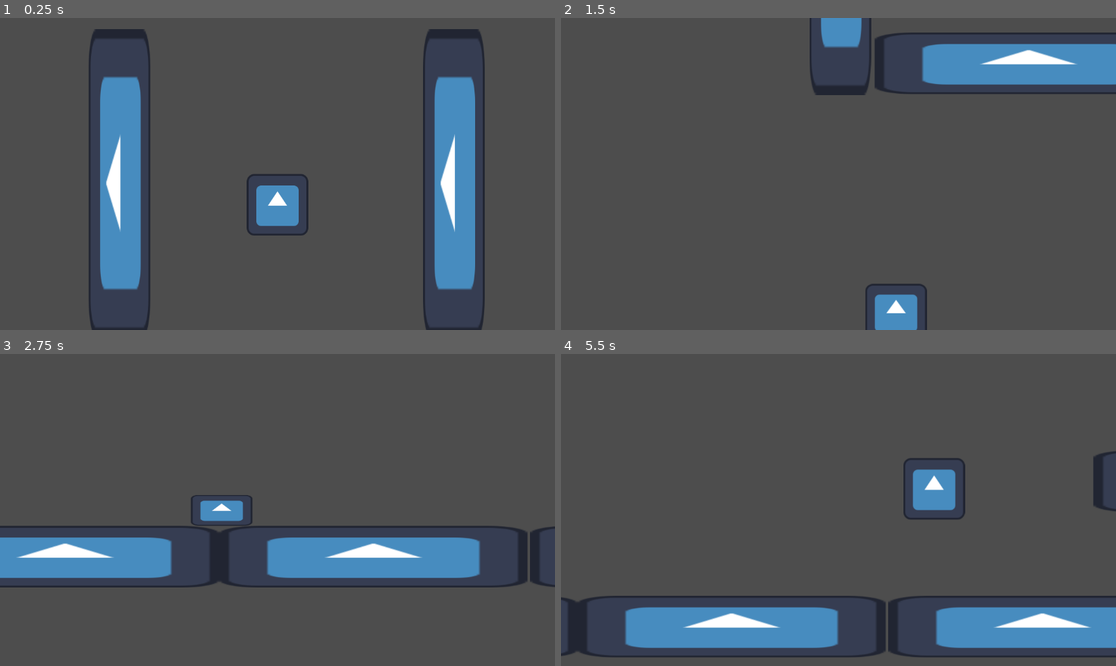
Above: before the commit, frames 1-4 (two rows, left to right).
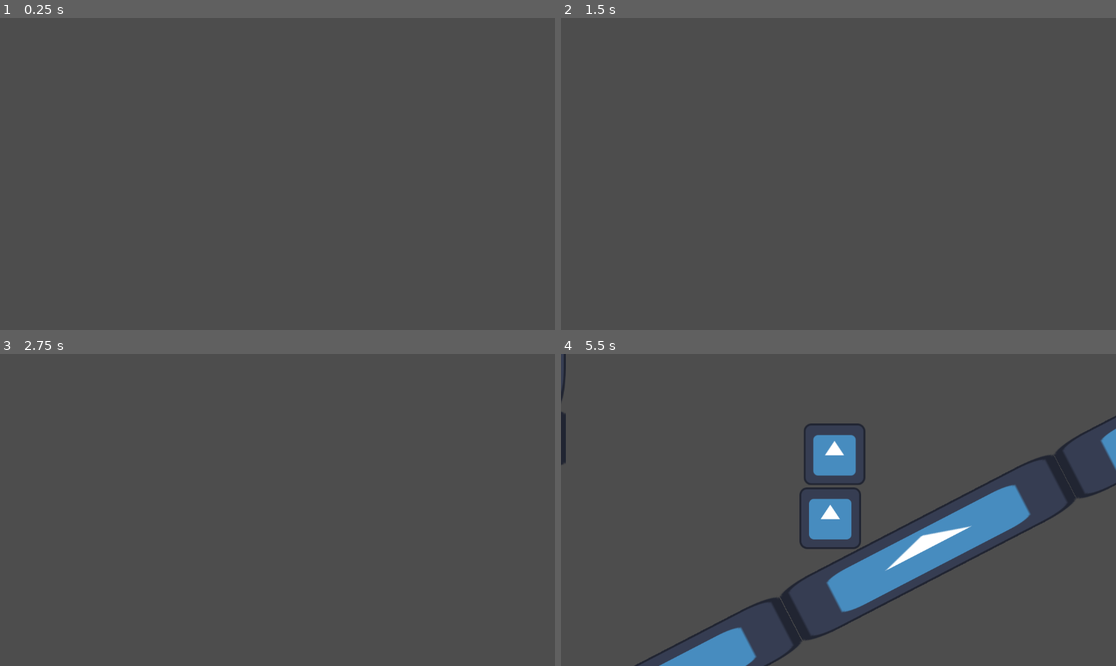
Above: after the commit, the same moments.

Repository: SPsEGS/GameJamLeMeilleurJeu
Game: Godot game, scene res://Scenes/Levels/TestScene.tscn
The game is run twice, just before and just after one commit, with the same random seed, the same clock (stepped at 60 frames per second) and the same inputs. The engine's default icon, where the game draws it, is replaced by a stand-in: a white triangle on a blue panel in a dark square.
Inputs:
- Up to frame 1 (0.25 s): no input
- Up to frame 2 (1.5 s): hold Up (p1_jump) 0.53-1.28 s; hold Right (p1_mv_right) from 0.53 s (still down); tap Down (p1_crouch) at 1.35 s
- Up to frame 3 (2.75 s): tap Up (p1_jump) at 1.52, 1.55, 1.82 s; release Right (p1_mv_right) at 2.03 s; hold Left (p1_mv_left) from 2.03 s (still down); hold Up (p1_jump) from 2.03 s (still down); tap Keypad 0 (p1_interact) at 2.1 s
- Up to frame 4 (5.5 s): release Left (p1_mv_left) at 2.78 s; release Up (p1_jump) at 2.78 s; hold Right (p1_mv_right) 2.78-4.28 s; tap Up (p1_jump) at 2.85, 3.02, 3.32, 4.52, 4.55, 4.82 s; hold Up (p1_jump) 3.53-4.28 s; tap Down (p1_crouch) at 3.6 s; hold Left (p1_mv_left) 4.28-5.03 s; tap Keypad 0 (p1_interact) at 4.35 s; hold Right (p1_mv_right) from 5.03 s (still down); hold Up (p1_jump) from 5.03 s (still down)

The runs differ from the first frame. In frame 1, 14% of the frame differs, in the area x 16-88%, y 3-100%; in frame 2, 7.8%; in frame 3, 13%; in frame 4, 23%, in the area x 0-100%, y 0-100%.

Commit message:
Input system fuck you pls

Diff:
--- a/Scenes/Alien.tscn
+++ b/Scenes/Alien.tscn
@@ -1,7 +1,7 @@
-[gd_scene load_steps=3 format=3 uid="uid://bk5cwt3kdigr7"]
+[gd_scene load_steps=3 format=3 uid="uid://ci5urs8mk4yxg"]
 
 [ext_resource type="PackedScene" uid="uid://u5xexd2ip3w6" path="res://Scenes/Player.tscn" id="1_eucf8"]
 [ext_resource type="Script" path="res://Scripts/Alien.gd" id="2_nrh6b"]
 
-[node name="CharacterBody2D" instance=ExtResource("1_eucf8")]
+[node name="Alien" instance=ExtResource("1_eucf8")]
 script = ExtResource("2_nrh6b")
--- a/Scenes/Human.tscn
+++ b/Scenes/Human.tscn
@@ -63,7 +63,7 @@
 "un_crouching": SubResource("Animation_g66ty")
 }
 
-[node name="CharacterBody2D" instance=ExtResource("1_a217f")]
+[node name="Human" instance=ExtResource("1_a217f")]
 script = ExtResource("2_oufih")
 
 [node name="AnimationPlayer" type="AnimationPlayer" parent="." index="3"]
--- a/Scenes/Levels/TestScene.tscn
+++ b/Scenes/Levels/TestScene.tscn
@@ -1,14 +1,12 @@
-[gd_scene load_steps=5 format=3 uid="uid://dlbw67oxmpdvx"]
+[gd_scene load_steps=6 format=3 uid="uid://dlbw67oxmpdvx"]
 
-[ext_resource type="PackedScene" uid="uid://b27247h5uin5o" path="res://Scenes/Human.tscn" id="1_kgbgo"]
+[ext_resource type="PackedScene" uid="uid://ce1ye3n64qj02" path="res://Scenes/Human.tscn" id="1_kgbgo"]
 [ext_resource type="PackedScene" uid="uid://dxww3htj70b5o" path="res://Scenes/Environment/Wall.tscn" id="2_4lqbp"]
 [ext_resource type="PackedScene" uid="uid://cqoi6d4l3w2dl" path="res://Scenes/Environment/Ceiling.tscn" id="3_cghvi"]
 [ext_resource type="PackedScene" uid="uid://c3oommgjqix5" path="res://Scenes/Environment/Floor.tscn" id="4_ri4jy"]
+[ext_resource type="PackedScene" uid="uid://ci5urs8mk4yxg" path="res://Scenes/Alien.tscn" id="5_yromd"]
 
 [node name="Node2D" type="Node2D"]
-
-[node name="CharacterBody2D" parent="." instance=ExtResource("1_kgbgo")]
-position = Vector2(399, 263)
 
 [node name="Area2D" parent="." instance=ExtResource("2_4lqbp")]
 position = Vector2(71, 318)
@@ -81,3 +79,10 @@
 
 [node name="Area2D23" parent="." instance=ExtResource("3_cghvi")]
 position = Vector2(2949, 1707)
+
+[node name="Human" parent="." instance=ExtResource("1_kgbgo")]
+
+[node name="Alien" parent="." instance=ExtResource("5_yromd")]
+speed = 80000.0
+gravity = 3000.0
+jump_impulse = 1000.0
--- a/Scenes/Player.tscn
+++ b/Scenes/Player.tscn
@@ -4,9 +4,9 @@
 [ext_resource type="Texture2D" uid="uid://dv76vp6l72tk8" path="res://icon.svg" id="2_14w52"]
 
 [sub_resource type="RectangleShape2D" id="RectangleShape2D_m10ex"]
-size = Vector2(128, 128)
+size = Vector2(126, 126)
 
-[node name="CharacterBody2D" type="CharacterBody2D"]
+[node name="Player" type="CharacterBody2D"]
 script = ExtResource("1_7fyqf")
 
 [node name="Sprite2D" type="Sprite2D" parent="."]
--- a/Scripts/Alien.gd
+++ b/Scripts/Alien.gd
@@ -1,3 +1,7 @@
 extends Player
 
 class_name Alien
+
+func ready():
+	setPlayerNb("p2")
+#	playerNb = "p2"
--- a/Scripts/Human.gd
+++ b/Scripts/Human.gd
@@ -5,6 +5,9 @@
 var reel_speed = speed
 
 @onready var _animation_player = $AnimationPlayer
+
+func ready():
+	playerNb = "p1"
 
 func input_loop() :
 	direction = int(Input.is_action_pressed("p1_mv_right")) - int(Input.is_action_pressed("p1_mv_left"))
--- a/Scripts/Player.gd
+++ b/Scripts/Player.gd
@@ -5,13 +5,17 @@
 @export var speed : float = 80000
 @export var gravity : float = 3000
 @export var jump_impulse : float = 1000
+var playerNb : String;
 
 var direction : float = 0
 var has_jumped : bool = false
 
+func setPlayerNb(p: String):
+	playerNb = p
+
 func input_loop() :
-	direction = int(Input.is_action_pressed("p1_mv_right")) - int(Input.is_action_pressed("p1_mv_left"))
-	if(Input.is_action_pressed("p1_jump") and is_on_floor() and !has_jumped):
+	direction = int(Input.is_action_pressed(playerNb + "_mv_right")) - int(Input.is_action_pressed(playerNb + "_mv_left"))
+	if(Input.is_action_pressed(playerNb + "_jump") and is_on_floor() and !has_jumped):
 		jump()
 
 func move(delta) :
--- a/project.godot
+++ b/project.godot
@@ -46,6 +46,26 @@
 "events": [Object(InputEventKey,"resource_local_to_scene":false,"resource_name":"","device":-1,"window_id":0,"alt_press …(183 unchanged characters)…
 ]
 }
+p2_mv_right={
+"deadzone": 0.5,
+"events": [Object(InputEventJoypadMotion,"resource_local_to_scene":false,"resource_name":"","device":-1,"axis":0,"axis_value":1.0,"script":null)
+]
+}
+p2_mv_left={
+"deadzone": 0.5,
+"events": [Object(InputEventJoypadMotion,"resource_local_to_scene":false,"resource_name":"","device":-1,"axis":0,"axis_value":-1.0,"script":null)
+]
+}
+p2_jump={
+"deadzone": 0.5,
+"events": [Object(InputEventJoypadButton,"resource_local_to_scene":false,"resource_name":"","device":-1,"button_index":0,"pressure":0.0,"pressed":true,"script":null)
+]
+}
+p2_grapple={
+"deadzone": 0.5,
+"events": [Object(InputEventJoypadMotion,"resource_local_to_scene":false,"resource_name":"","device":-1,"axis":5,"axis_value":1.0,"script":null)
+]
+}
 
 [layer_names]
 
Not shown: 1 places in Scenes/Human.tscn that only renumber resources
